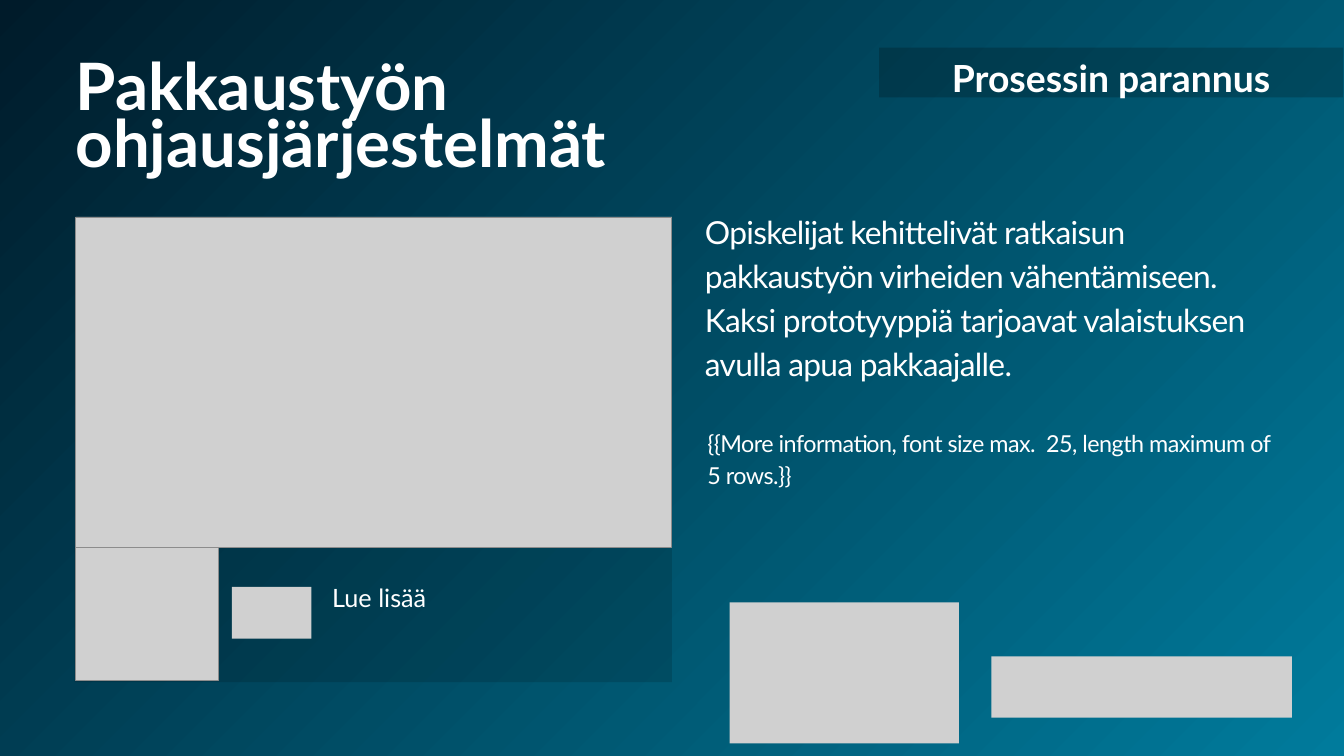
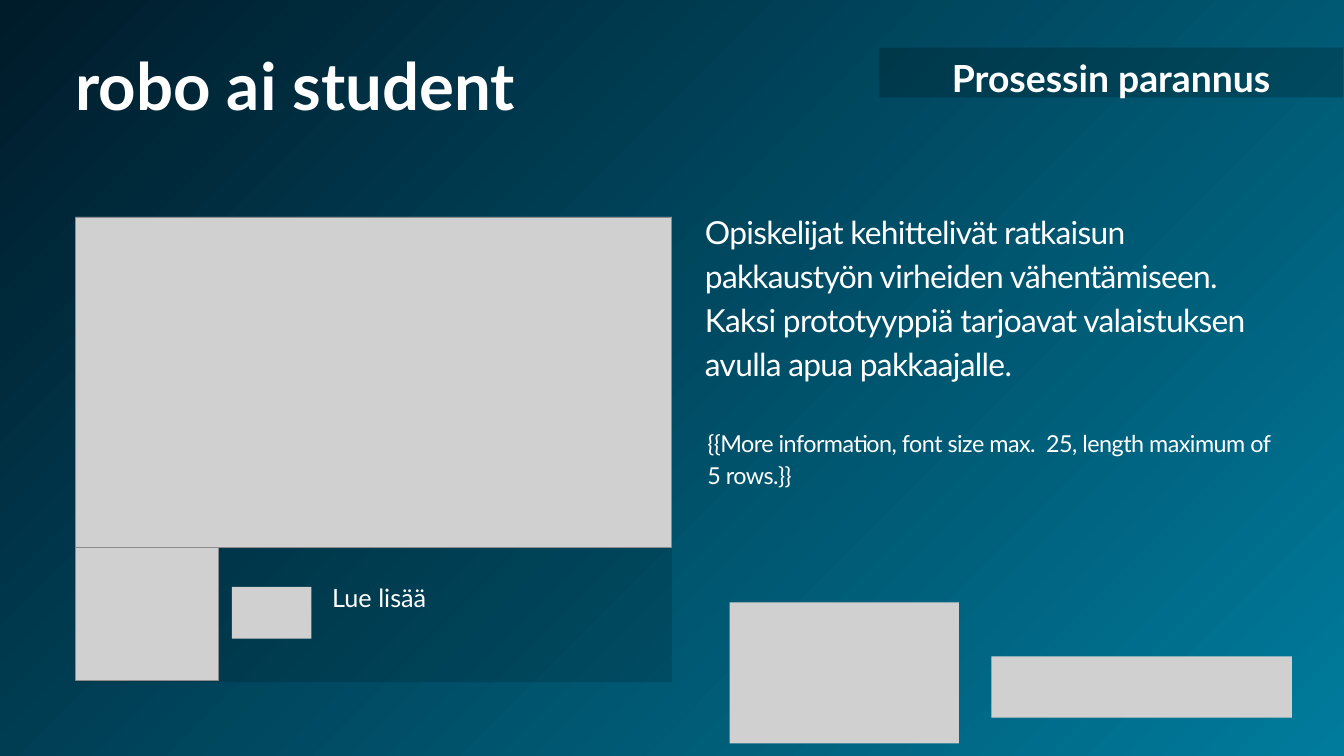
Before and after one commit to Minmyatngwe/TV_AI_AGENT, a slide deck: slide 1 of backend/output/roboai_opiskelijat_pakkausjarjestelmat/powerpoint/template1.pptx. Drawn at 1344x756 pixels with LibreOffice and Linux fonts; fonts in the diff are those of the drawing; grey boxes stand for pictures. Boxes give left, top, right and bottom in pixels: in the first picture for what was removed or moved away, otherwise in the second. Text is boxed around its words. In the diff, an @@ line names an element or a change of style, - is before the commit and + after.

```diff
--- a/backend/output/roboai_opiskelijat_pakkausjarjestelmat/powerpoint/template1.pptx
+++ b/backend/output/roboai_opiskelijat_pakkausjarjestelmat/powerpoint/template1.pptx
@@ text at box(76, 61, 514, 111): text changed @@
-Pakkaustyön ohjausjärjestelmät
+robo ai student
```
Also in this commit, not shown: 45 other files.
